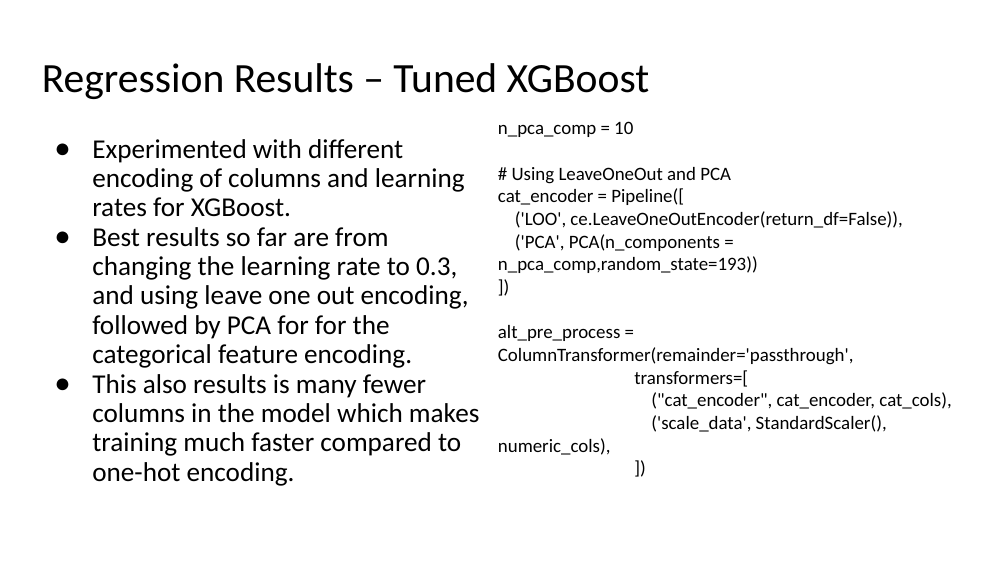
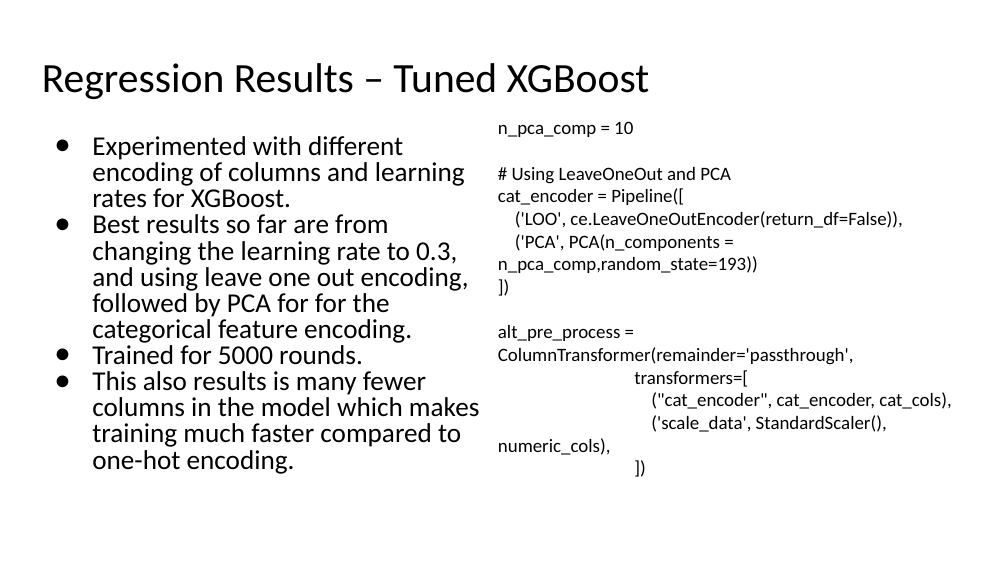
Before and after one commit to ranton256/used_car_sale_price_analysis, a slide deck: slide 24 of DSCI521_rna63_final_project_pres.pptx. Drawn at 1008x567 pixels with LibreOffice and Linux fonts; fonts in the diff are those of the drawing; background and template pictures are left out. Boxes give left, top, right and bottom in pixels: in the first picture for what was removed or moved away, otherwise in the second. Text is boxed around its words. In the diff, an @@ line names an element or a change of style, - is before the commit and + after.

```diff
--- a/DSCI521_rna63_final_project_pres.pptx
+++ b/DSCI521_rna63_final_project_pres.pptx
@@ text at box(92, 136, 479, 474): line spacing 0.9 to 0.8 @@
@@ text at box(92, 342, 363, 365): paragraph added @@
+● Trained for 5000 rounds.
```
Also in this commit, not shown: 6 other slides changed, 4 other files.
